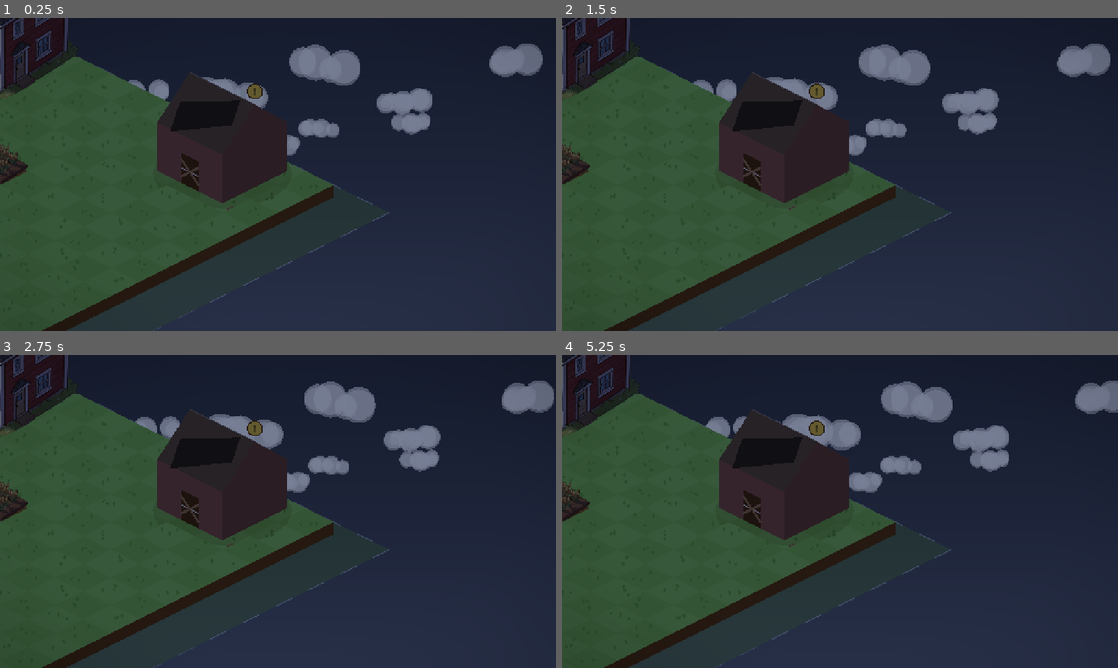
Above: before the commit, frames 1-4 (two rows, left to right).
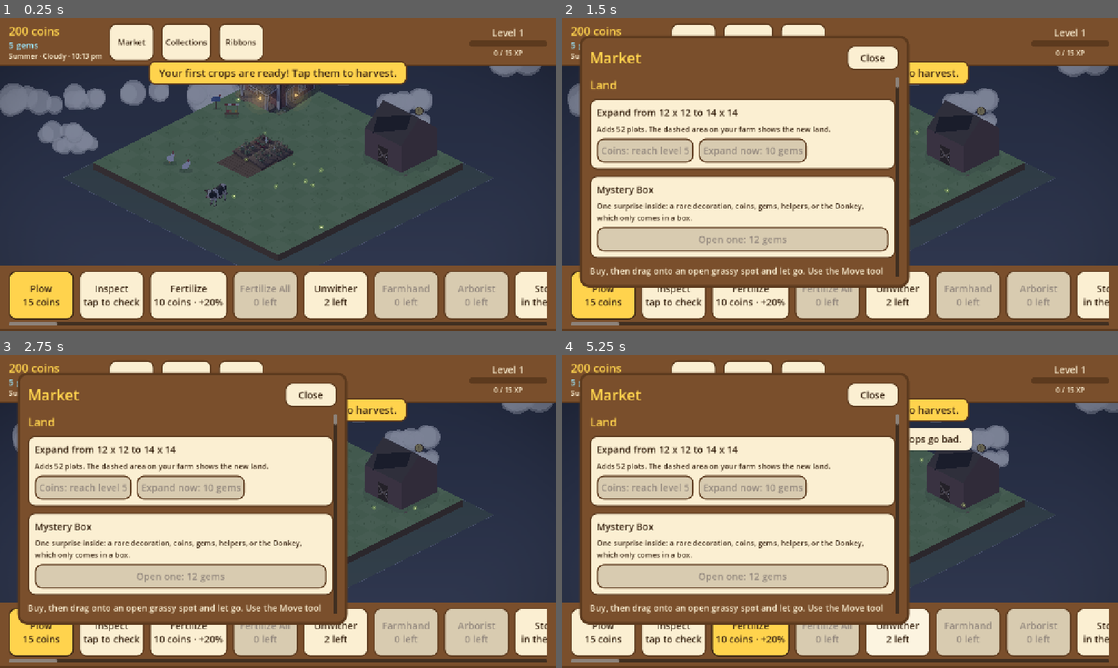
Above: after the commit, the same moments.

Repository: aniket-patra-1998/farm-game
Game: Godot game, scene res://scenes/main.tscn
Two runs of this game, one before a commit and one after it. Both use one fixed random seed, a clock stepped at 60 frames per second and the inputs below.
Inputs (mouse positions are in pixels of both pictures, inside the frame that each line leads up to):
- Up to frame 1 (0.25 s): no input
- Up to frame 2 (1.5 s): click (695, 43) at 0.5 s, where only the run after the commit has a clickable "Market"; click (751, 43) at 1.25 s, where only the run after the commit has a clickable "Collections"
- Up to frame 3 (2.75 s): click (239, 380) at 2 s, where only the run after the commit has a clickable "Ribbons"
- Up to frame 4 (5.25 s): click (600, 633) at 2.75 s, where only the run after the commit has a clickable "Plow 15 coins"; click (673, 633) at 3.5 s, where only the run after the commit has a clickable "Inspect tap to check"; click (751, 633) at 4.25 s, where only the run after the commit has a clickable "Fertilize 10 coins · +20%"; click (895, 633) at 5 s, where only the run after the commit has a clickable "Unwither 2 left"

The runs differ from the first frame. In frame 1, 75% of the frame differs, in the area x 0-100%, y 0-100%; in frame 2, 80%; in frame 3, 80%; in frame 4, 81%.
Error before the commit: Parse Error: Cannot infer the type of "a" variable because the value doesn't have a set type. (res://scripts/weather_layer.gd:82)

Commit message:
Fix weather layer type and screenshot variable name
Co-Authored-By: Claude Opus 5.5 <noreply@anthropic.com>
Claude-Session: https://claude.ai/code/session_014fNSr1566M9NhC2mwnPott

Diff:
--- a/scripts/weather_layer.gd
+++ b/scripts/weather_layer.gd
@@ -79,7 +79,7 @@
 			var p := Vector2(d.x * size.x, d.y * size.y)
 			_canvas.draw_line(p, p + streak * d.z, col, 1.4)
 		for s in _splashes:
-			var a := (1.0 - s.z / 0.25) * 0.5 * rain
+			var a: float = (1.0 - s.z / 0.25) * 0.5 * rain
 			var p := Vector2(s.x * size.x, s.y * size.y)
 			_canvas.draw_arc(p, 3.0 + s.z * 22.0, PI, TAU, 8, Color(0.85, 0.9, 1.0, a), 1.2)
 	if snow > 0.01:
--- a/tests/shots.gd
+++ b/tests/shots.gd
@@ -123,8 +123,8 @@
 	cam.position = grid.to_global(grid.center_of(Game.index_of(8, 10)))
 	for scene in [["noon_clear", 12.5, "clear"], ["partly_cloudy", 11.0, "partly_cloudy"], ["golden_hour", 18.3, "clear"],
 			["night", 22.0, "clear"], ["rain", 14.0, "rain"], ["storm", 16.0, "storm"], ["fog", 6.8, "fog"], ["snow", 13.0, "snow"]]:
-		var t := int(Time.get_unix_time_from_system())
-		Game.debug_time_offset = (int(float(scene[1]) * 3600) - t % 86400 + 86400) % 86400
+		var wall := int(Time.get_unix_time_from_system())
+		Game.debug_time_offset = (int(float(scene[1]) * 3600) - wall % 86400 + 86400) % 86400
 		Game.weather_override = scene[2]
 		for k in plots.size():
 			var crop: Dictionary = Game.crops[Game.plots[plots[k]]["crop"]]
